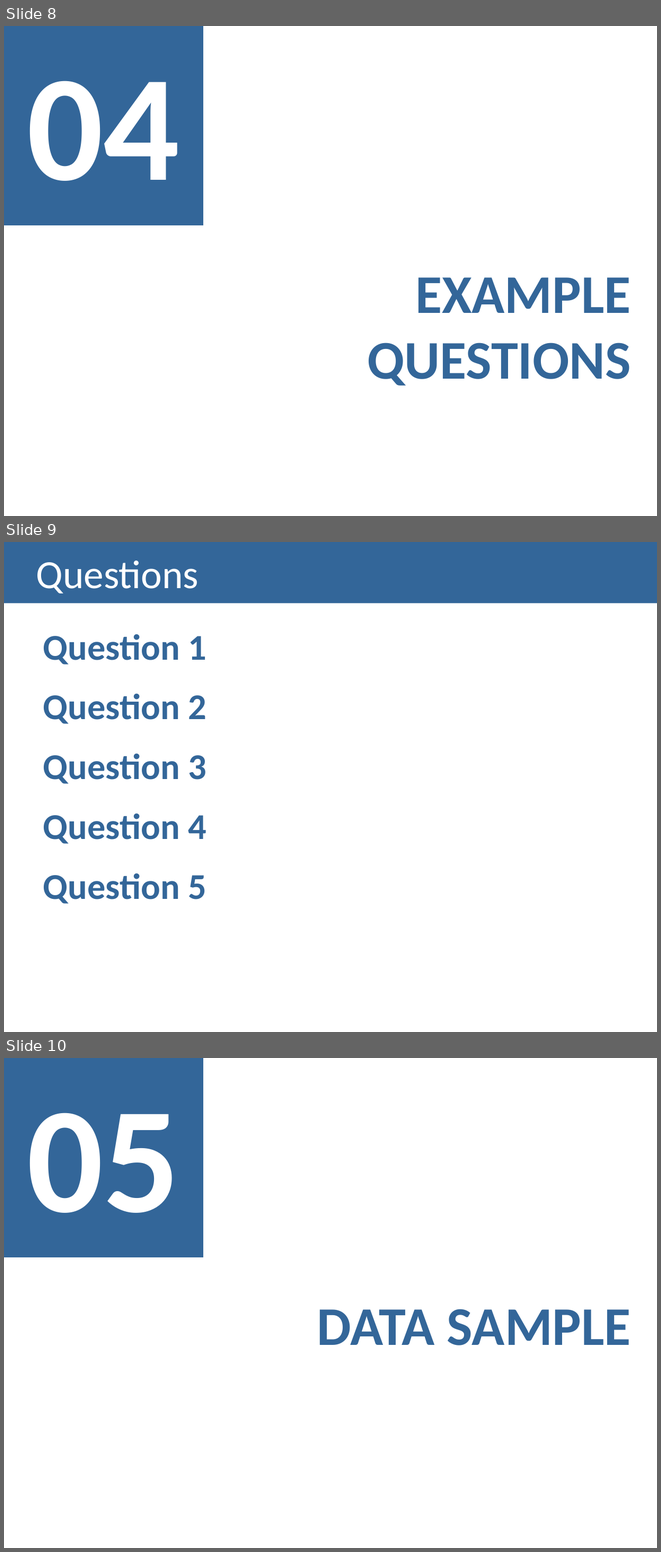
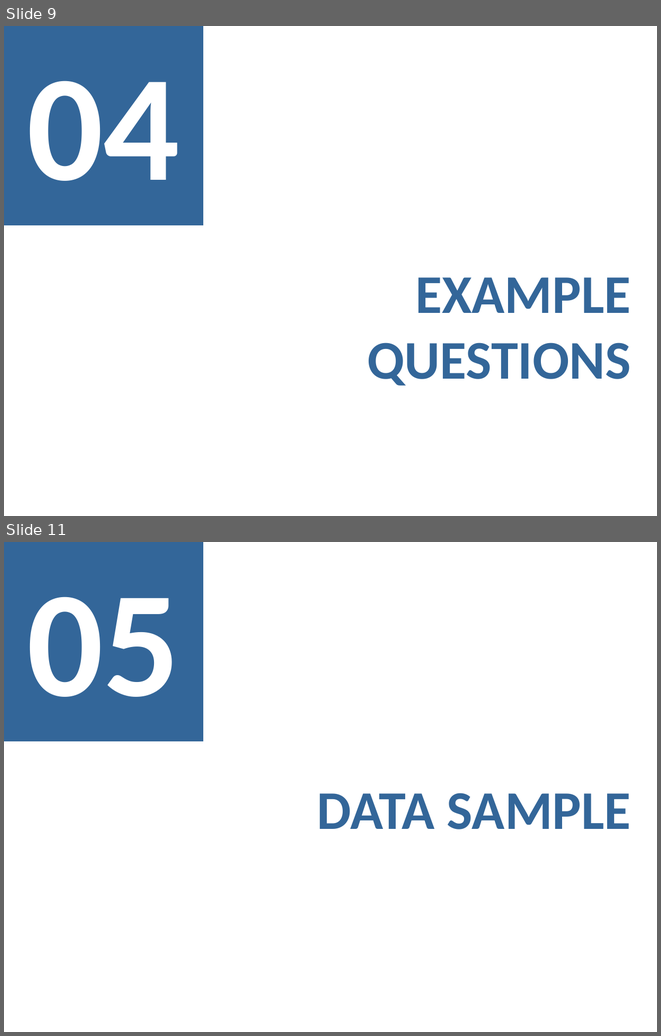
Before and after one commit to Strabox/Higher-Education-Unemployment-Portugal, a slide deck: I-Checkpoint/I-Checkpoint Presentation.pptx. Shown one above the other, each under a label of ours: slides 8, 9 and 10 before the commit, slides 9 and 11 after it; the slides between them are not shown. The pictures are 661x1552 and 661x1036 pixels, drawn with LibreOffice and Linux fonts; fonts in the diff are those of the drawing. Boxes give left, top, right and bottom in pixels: in the first picture for what was removed or moved away, otherwise in the second. Text is boxed around its words. In the diff, an @@ line names an element or a change of style, - is before the commit and + after.

```diff
--- a/I-Checkpoint/I-Checkpoint Presentation.pptx
+++ b/I-Checkpoint/I-Checkpoint Presentation.pptx
@@ slide 9 removed at (x1=4, y1=542, x2=657, y2=1032), background #FFFFFF @@
@@ title removed at (x1=4, y1=542, x2=657, y2=603) @@
-Questions
@@ text removed at (x1=43, y1=634, x2=206, y2=903) @@
-Question 1
-Question 2
-Question 3
-Question 4
-Question 5
@@ what was slide 8 is now slide 9 @@
@@ what was slide 10 is now slide 11 @@
```
Also in this commit, not shown: 4 slides changed, 2 slides added.
